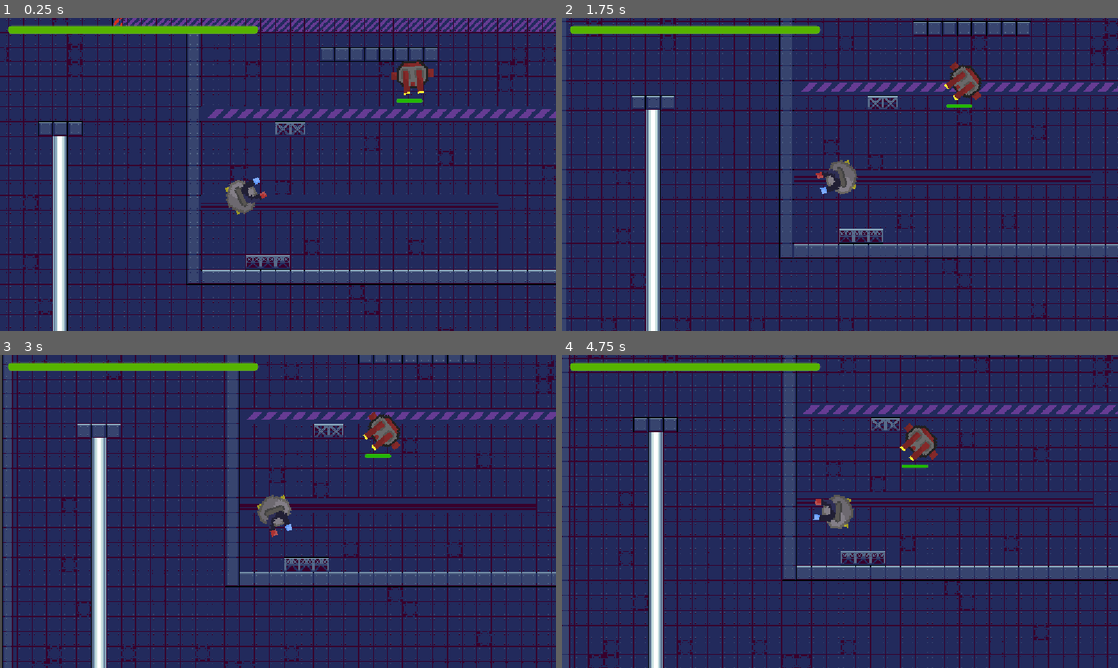
Above: before the commit, frames 1-4 (two rows, left to right).
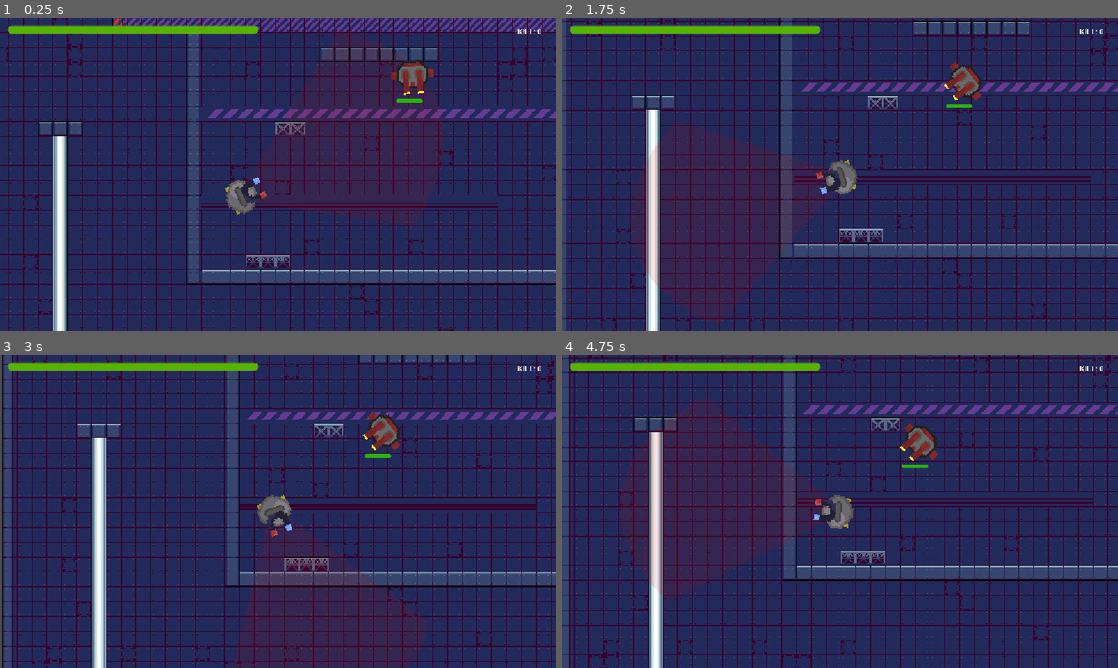
Above: after the commit, the same moments.

Repository: FazalThe/magslam
Game: Godot game, scene res://main.tscn
Same seed, same stepped clock (60 frames per second), same inputs: the game is played once before the commit and once after it.
Inputs (mouse positions are in pixels of both pictures, inside the frame that each line leads up to):
- Up to frame 1 (0.25 s): no input
- Up to frame 2 (1.75 s): move the mouse to (962, 158) at 0.52 s; tap A (A) at 0.6 s; tap D (D) at 0.8, 1.35 s; move the mouse to (728, 190) at 1.27 s; tap S (S) at 1.55 s
- Up to frame 3 (3 s): move the mouse to (333, 442) at 2.02 s; tap S (S) at 2.1 s; tap A (A) at 2.3, 2.85 s; move the mouse to (250, 574) at 2.77 s
- Up to frame 4 (4.75 s): tap D (D) at 3.05, 3.6 s; move the mouse to (1006, 558) at 3.52 s; tap S (S) at 3.8 s; move the mouse to (673, 464) at 4.27 s; click (673, 464) at 4.35 s; tap A (A) at 4.55 s

The runs differ from the first frame. In frame 1, less than 0.1% of the frame differs, in the area x 93-98%, y 3-6%; in frame 2, 0.6%; in frame 3, less than 0.1%; in frame 4, 0.7%, in the area x 16-98%, y 3-76%.

Commit message:
sector and timer reduction

Diff:
--- a/dualbot.gd
+++ b/dualbot.gd
@@ -9,10 +9,12 @@
 var health = 100
 @onready var spawner: Node2D = $".."
 @onready var sprite: Sprite2D = $Sprite2D
+@onready var parent: Node2D = get_parent().get_parent()
 
 func _physics_process(delta: float) -> void:
 	var rot = sprite.rotation
 	if health <=0 :
+		parent.kill += 1
 		queue_free()
 	else:
 		var gameOver = spawner.gameOver
--- /dev/null
+++ b/label.gd
@@ -0,0 +1,12 @@
+extends Label
+@onready var parent:= get_parent().get_parent()
+
+# Called when the node enters the scene tree for the first time.
+func _ready() -> void:
+	pass # Replace with function body.
+
+
+# Called every frame. 'delta' is the elapsed time since the previous frame.
+func _process(delta: float) -> void:
+	var kill = str(parent.kill)
+	text = "KILL: " + kill
--- a/main.gd
+++ b/main.gd
@@ -2,7 +2,7 @@
 @onready var camera: Camera2D = $Camera2D
 @onready var magnet: CharacterBody2D = $Magnet
 var gameOver = false
-
+var kill = 0
 
 # Called when the node enters the scene tree for the first time.
 func _ready() -> void:
--- a/main.tscn
+++ b/main.tscn
@@ -48,6 +48,7 @@
 [ext_resource type="Texture2D" uid="uid://dcrfgh7abygb7" path="res://Assets/1 Tiles/IndustrialTile_70.png" id="35_0dhbp"]
 [ext_resource type="Texture2D" uid="uid://pwpvn8krl4bc" path="res://Assets/1 Tiles/IndustrialTile_66.png" id="36_jx0wj"]
 [ext_resource type="Texture2D" uid="uid://c3ae8k8jy1cje" path="res://Assets/1 Tiles/IndustrialTile_57.png" id="39_hrvbo"]
+[ext_resource type="Script" uid="uid://ckh1alq017jre" path="res://label.gd" id="49_0cbny"]
 
 [sub_resource type="TileSetAtlasSource" id="TileSetAtlasSource_kkkcx"]
 texture = ExtResource("2_0n3wm")
@@ -367,10 +368,6 @@
 position_smoothing_enabled = true
 rotation_smoothing_enabled = true
 
-[node name="SpawnTimer" type="Timer" parent="." unique_id=1254845540]
-wait_time = 5.0
-autostart = true
-
 [node name="TileMapLayer" type="TileMapLayer" parent="." unique_id=433909597]
 tile_map_data = PackedByteArray("AAAAAO3/GQAAAAAAAAAAAO7/GQAAAAAAAAAAAO//GQAAAAAAAAAAAPD/GQAAAAAAAAAAAPH/JgAAAAAAAAAAAP …(54672 unchanged characters)…
 tile_set = SubResource("TileSet_kq58d")
@@ -381,6 +378,10 @@
 
 [node name="Spawner" type="Node2D" parent="." unique_id=1276571659]
 script = ExtResource("15_vivmo")
+
+[node name="SpawnTimer" type="Timer" parent="Spawner" unique_id=1254845540]
+wait_time = 5.0
+autostart = true
 
 [node name="DualBot" parent="Spawner" unique_id=300262111 instance=ExtResource("14_w48qg")]
 position = Vector2(511, -429)
@@ -409,8 +410,16 @@
 grow_horizontal = 1
 grow_vertical = 1
 
-[connection signal="timeout" from="SpawnTimer" to="Spawner" method="_on_timer_timeout"]
+[node name="Label" type="Label" parent="CanvasLayer" unique_id=1240983640]
+offset_left = 1072.0
+offset_top = 16.0
+offset_right = 1112.0
+offset_bottom = 39.0
+text = "Kill : 11"
+script = ExtResource("49_0cbny")
+
 [connection signal="died" from="Magnet" to="." method="_on_magnet_died"]
 [connection signal="died" from="Magnet" to="Spawner" method="_on_magnet_died"]
 [connection signal="died" from="Magnet" to="CanvasLayer/LifeBar" method="_on_magnet_died"]
+[connection signal="timeout" from="Spawner/SpawnTimer" to="Spawner" method="_on_timer_timeout"]
 [connection signal="timeout" from="EndTimer" to="." method="_on_end_timer_timeout"]
--- a/player.tscn
+++ b/player.tscn
@@ -3,6 +3,7 @@
 [ext_resource type="Texture2D" uid="uid://e6e05b2d2cl0" path="res://Assets/Characters/magnet.png" id="1_4flbx"]
 [ext_resource type="Script" uid="uid://vuqjpk22fpjg" path="res://player.gd" id="1_onrkg"]
 [ext_resource type="Script" uid="uid://bfodha7557lvu" path="res://area_2d.gd" id="3_i3pqv"]
+[ext_resource type="Texture2D" uid="uid://crvs6ymab87rc" path="res://Assets/Sector.png" id="3_sweqy"]
 [ext_resource type="Script" uid="uid://cb4cqmdbr8y8y" path="res://attract_area.gd" id="4_hqtel"]
 
 [sub_resource type="CircleShape2D" id="CircleShape2D_4flbx"]
@@ -12,10 +13,22 @@
 script = ExtResource("1_onrkg")
 
 [node name="Sprite2D" type="Sprite2D" parent="." unique_id=907284660]
+z_index = 1
 position = Vector2(11, -1)
 rotation = 1.5707964
 scale = Vector2(8.45, 8.45)
 texture = ExtResource("1_4flbx")
+
+[node name="Node2D" type="Node2D" parent="Sprite2D" unique_id=651987427]
+scale = Vector2(1.965, 2.99)
+
+[node name="Sprite2D" type="Sprite2D" parent="Sprite2D/Node2D" unique_id=38707994]
+modulate = Color(1, 1, 1, 0.12156863)
+z_index = -1
+position = Vector2(-0.5917184, -25.680475)
+rotation = -0.7853982
+scale = Vector2(0.19336571, 0.19336571)
+texture = ExtResource("3_sweqy")
 
 [node name="CollisionShape2D" type="CollisionShape2D" parent="." unique_id=1018677473]
 position = Vector2(0.17499542, -0.375)
@@ -37,4 +50,4 @@
 
 [node name="CollisionPolygon2D" type="CollisionPolygon2D" parent="AttractArea" unique_id=919756331]
 scale = Vector2(1.57, 5.211)
-polygon = PackedVector2Array(500, -105, 600, 0, 501, 105, 0, 0)
+polygon = PackedVector2Array(440.12735, -91.729034, 557.32477, -53.732487, 589.8089, -28.209557, 600, 0, 578.98083, 27.44195, 527.3885, 50.278255, 402.54773, 81.94205, 0, 0)
--- a/spawner.gd
+++ b/spawner.gd
@@ -6,7 +6,7 @@
 var gameOver = false
 @onready var parent: Node2D = get_parent()
 @onready var magnet: CharacterBody2D = $"../Magnet"
-@onready var timer: Timer = $"../SpawnTimer"
+@onready var timer: Timer = $SpawnTimer
 @onready var wall: TileMapLayer = $"../TileMapLayer"
 
 const mindis = 250
@@ -14,6 +14,8 @@
 @onready var area: Area2D = $Area2D
 
 const fact = maxdis - mindis # no need to/ dont change
+
+var i = 0
 
 func _ready() -> void:
 	randomize()
@@ -64,6 +66,11 @@
 			add_child(dualbot)
 			break
 
+	# timer dur
+	i += 1
+	if i >= 5:
+		timer.wait_time -= 0.1
+		i = 0
 
 
 func _on_magnet_died() -> void:
Binary file added: Assets/Sector.png
Not shown, added: Assets/Sector.png.import
Not shown, added: label.gd.uid
